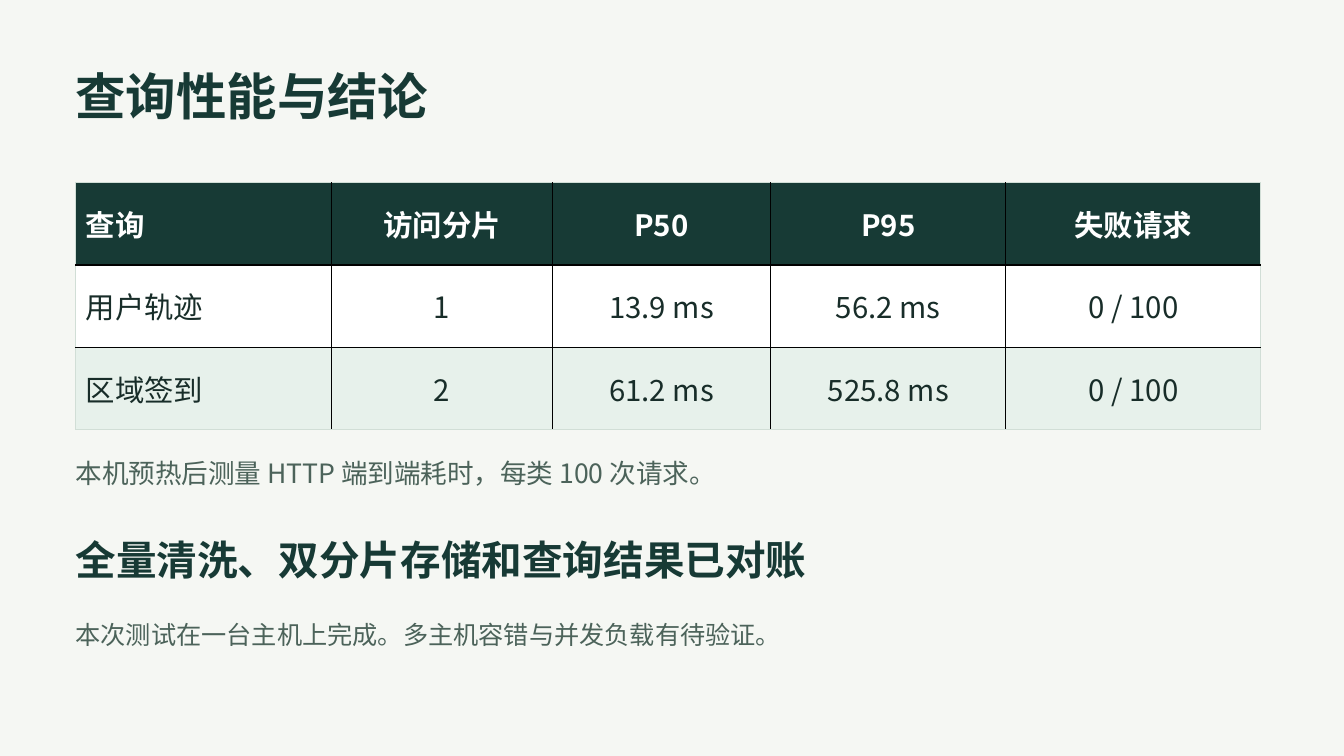
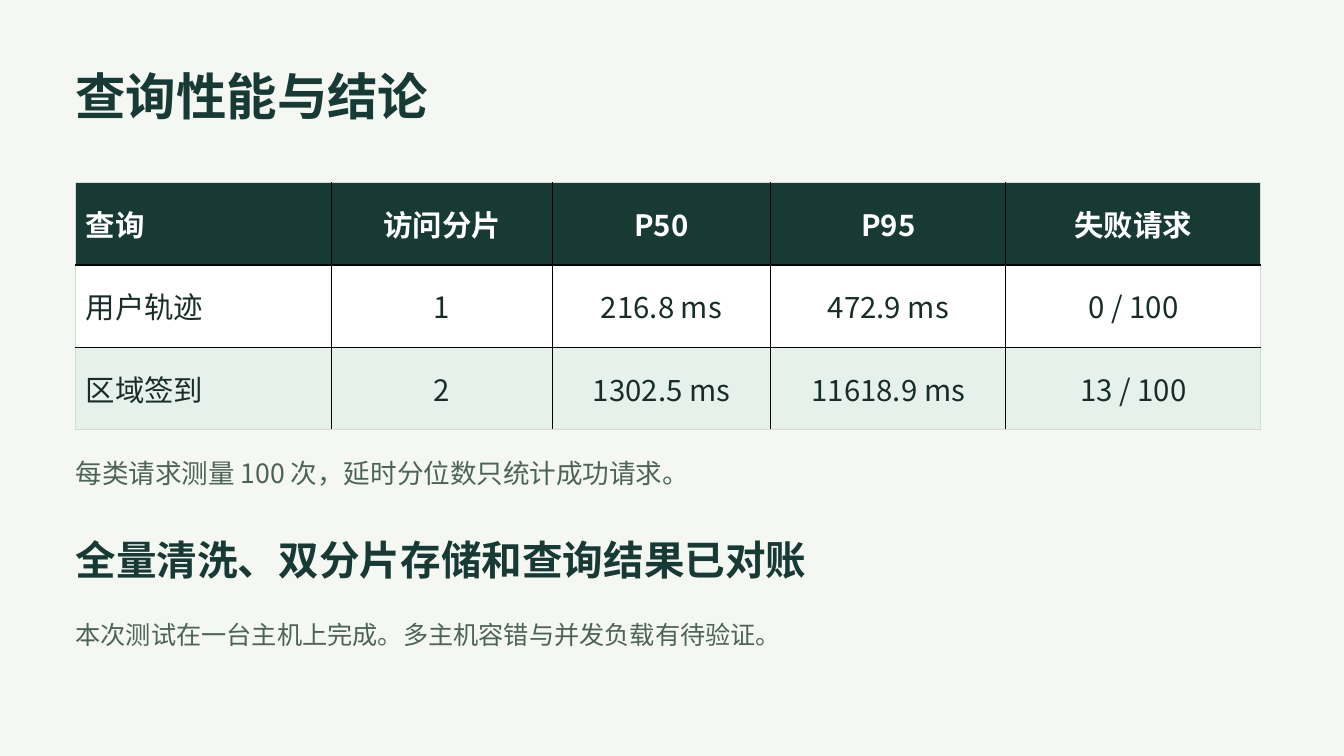
Before and after one commit to wangmengkai567-alt/rs, a slide deck: slide 9 of output/course-build/expanded-result/Gowalla签到数据管理系统_课程汇报_9页.pptx. Drawn at 1344x756 pixels with LibreOffice and Linux fonts; fonts in the diff are those of the drawing. Boxes give left, top, right and bottom in pixels: in the first picture for what was removed or moved away, otherwise in the second. Text is boxed around its words. In the diff, an @@ line names an element or a change of style, - is before the commit and + after.

```diff
--- a/output/course-build/expanded-result/Gowalla签到数据管理系统_课程汇报_9页.pptx
+++ b/output/course-build/expanded-result/Gowalla签到数据管理系统_课程汇报_9页.pptx
@@ table at [76,182,1261,430] @@
-row 2, column 3: 13.9 ms
+row 2, column 3: 216.8 ms
-row 2, column 4: 56.2 ms
+row 2, column 4: 472.9 ms
-row 3: 区域签到 | 2 | 61.2 ms | 525.8 ms | 0 / 100
+row 3: 区域签到 | 2 | 1302.5 ms | 11618.9 ms | 13 / 100
@@ text at [76,460,689,486]: text changed @@
-本机预热后测量 HTTP 端到端耗时，每类 100 次请求。
+每类请求测量 100 次，延时分位数只统计成功请求。
```
Also in this commit, not shown: 1 other slide changed, 23 other files.
